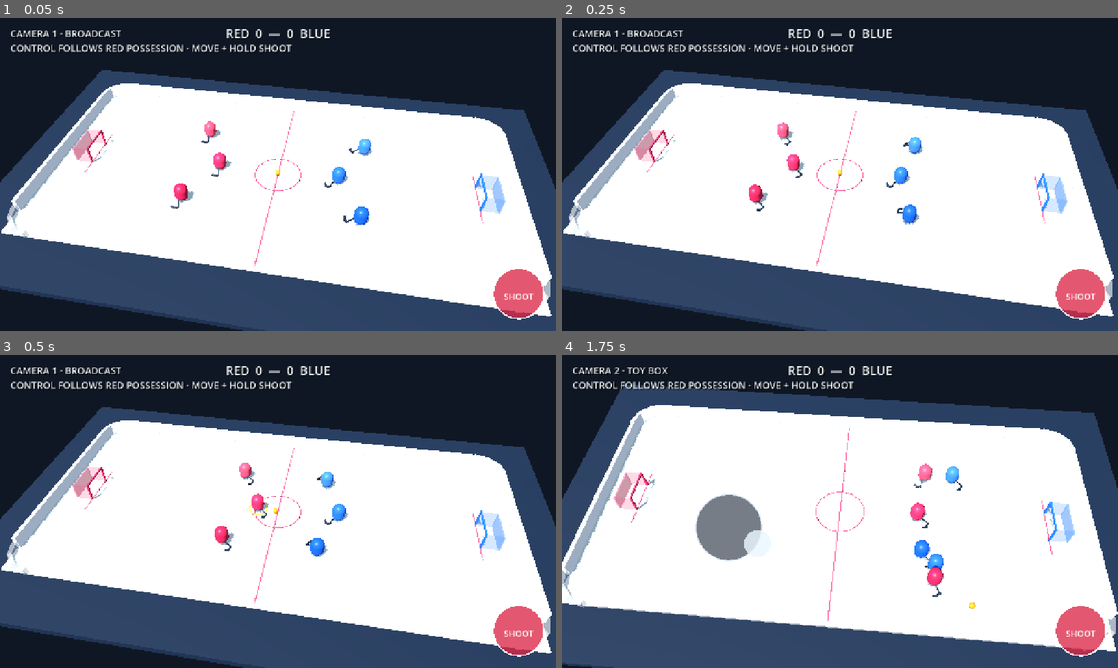
Above: before the commit, frames 1-4 (two rows, left to right).
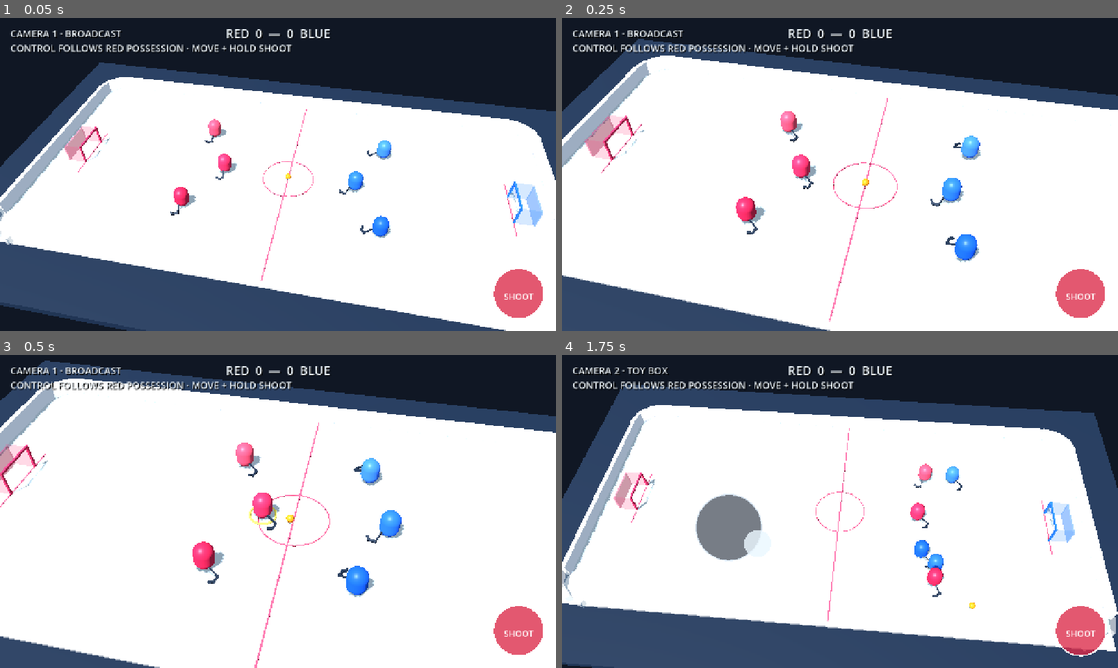
Above: after the commit, the same moments.

Repository: dylanwatsonsoftware/floorball-frenzy-3d
Game: Godot game, scene res://scenes/app/main.tscn
Two runs of this game, one before a commit and one after it. Both use one fixed random seed, a clock stepped at 60 frames per second and the inputs below.
Inputs (mouse positions are in pixels of both pictures, inside the frame that each line leads up to):
- Up to frame 1 (0.05 s): no input
- Up to frame 2 (0.25 s): no input
- Up to frame 3 (0.5 s): no input
- Up to frame 4 (1.75 s): tap Enter at 0.5 s; move the mouse to (962, 495) at 0.52 s; hold D (move_right) 0.53-1.25 s; tap Shift (dash) at 0.6 s; click (962, 495) at 0.67 s; tap 2 at 0.8 s; drag from (728, 527) to (812, 574) at 1.27 s

The runs differ from the first frame. In frame 1, 18% of the frame differs, in the area x 0-100%, y 14-100%; in frame 2, 38%; in frame 3, 45%, in the area x 0-100%, y 1-100%; in frame 4, nothing differs.

Commit message:
feat: add action-following shot camera

Diff:
--- a/scripts/gameplay/ball_controller.gd
+++ b/scripts/gameplay/ball_controller.gd
@@ -341,6 +341,10 @@
 	return actor.call("get_team") if actor != null else &""
 
 
+func get_shot_charge_ratio() -> float:
+	return clampf(_charge_seconds / MAX_CHARGE_SECONDS, 0.0, 1.0)
+
+
 func _update_ai_pass(delta: float) -> void:
 	_ai_pass_cooldown = maxf(0.0, _ai_pass_cooldown - delta)
 	var carrier := _actor_for_controller(_control_owner)
--- /dev/null
+++ b/scripts/presentation/action_camera.gd
@@ -0,0 +1,27 @@
+class_name ActionCamera
+extends RefCounted
+
+const NORMAL_OFFSET := Vector3(4.0, 18.5, 18.0)
+const CHARGE_OFFSET := Vector3(2.0, 27.0, 27.5)
+const NORMAL_FOV := 34.0
+const CHARGE_FOV := 46.0
+const RED_GOAL_FRAMING := Vector3(-5.5, 0.3, 0.0)
+
+
+static func frame(ball_position: Vector3, action_actor_position: Vector3, charging: bool, charge_ratio: float) -> Dictionary:
+	var action_focus := ball_position.lerp(action_actor_position, 0.38)
+	action_focus = Vector3(
+		clampf(action_focus.x, -13.5, 13.5),
+		0.3,
+		clampf(action_focus.z, -5.5, 5.5)
+	)
+	var pullback := clampf(charge_ratio, 0.0, 1.0) if charging else 0.0
+	pullback = smoothstep(0.0, 1.0, pullback)
+	var defensive_goal_focus := Vector3(RED_GOAL_FRAMING.x, RED_GOAL_FRAMING.y, action_focus.z * 0.2)
+	var target := action_focus.lerp(defensive_goal_focus, pullback)
+	var offset := NORMAL_OFFSET.lerp(CHARGE_OFFSET, pullback)
+	return {
+		"target": target,
+		"position": target + offset,
+		"fov": lerpf(NORMAL_FOV, CHARGE_FOV, pullback),
+	}
--- a/scripts/presentation/greybox_arena.gd
+++ b/scripts/presentation/greybox_arena.gd
@@ -1,6 +1,7 @@
 extends Node3D
 
 const CameraPresetsScript = preload("res://scripts/presentation/camera_presets.gd")
+const ActionCameraScript = preload("res://scripts/presentation/action_camera.gd")
 const RINK_LENGTH := 38.0
 const RINK_WIDTH := 19.0
 const BOARD_HEIGHT := 1.0
@@ -13,12 +14,45 @@
 var _shot_impact_tween: Tween
 var _camera_kick_tween: Tween
 var _field_players: Array[CharacterBody3D] = []
+var _follow_action_camera := true
 
 
 func _ready() -> void:
 	_build_world()
 	_camera_label = get_node("../HUD/CameraLabel")
 	_apply_camera_preset(0)
+
+
+func _process(delta: float) -> void:
+	if not _follow_action_camera or _camera == null:
+		return
+	var ball := get_node_or_null("Ball") as MeshInstance3D
+	if ball == null:
+		return
+	var action_actor := _action_actor(ball)
+	var actor_position := ball.global_position if action_actor == null else action_actor.global_position
+	var charge_ratio := float(ball.call("get_shot_charge_ratio")) if ball.has_method("get_shot_charge_ratio") else 0.0
+	var frame: Dictionary = ActionCameraScript.frame(ball.global_position, actor_position, charge_ratio > 0.0, charge_ratio)
+	var blend := 1.0 - exp(-delta * 4.8)
+	_camera.global_position = _camera.global_position.lerp(frame.position, blend)
+	_camera.fov = lerpf(_camera.fov, float(frame.fov), blend)
+	var current_forward_target := _camera.global_position + -_camera.global_basis.z * 20.0
+	var smooth_target := current_forward_target.lerp(frame.target, blend)
+	_camera.look_at(smooth_target, Vector3.UP)
+
+
+func _action_actor(ball: MeshInstance3D) -> CharacterBody3D:
+	var owner_id: StringName = ball.call("get_control_owner_actor_id") if ball.has_method("get_control_owner_actor_id") else &""
+	var nearest: CharacterBody3D
+	var nearest_distance := INF
+	for actor in _field_players:
+		if owner_id != &"" and actor.call("get_actor_id") == owner_id:
+			return actor
+		var distance := actor.global_position.distance_squared_to(ball.global_position)
+		if distance < nearest_distance:
+			nearest = actor
+			nearest_distance = distance
+	return nearest
 
 
 func _unhandled_input(event: InputEvent) -> void:
@@ -27,8 +61,10 @@
 			KEY_1:
 				_apply_camera_preset(0)
 			KEY_2:
+				_follow_action_camera = false
 				_apply_camera_preset(1)
 			KEY_3:
+				_follow_action_camera = false
 				_apply_camera_preset(2)
 
 
@@ -455,6 +491,7 @@
 	if _camera == null:
 		return
 	var preset: Dictionary = _camera_presets[index]
+	_follow_action_camera = index == 0
 	_camera.position = preset.position
 	_camera.fov = preset.fov
 	_camera.look_at(preset.target, Vector3.UP)
--- /dev/null
+++ b/tests/action_camera_test.gd
@@ -0,0 +1,40 @@
+extends SceneTree
+
+
+func _init() -> void:
+	var camera_logic := load("res://scripts/presentation/action_camera.gd")
+	if camera_logic == null:
+		fail("Action-camera framing logic is missing")
+		return
+
+	var neutral: Dictionary = camera_logic.frame(Vector3(8.0, 0.2, 3.0), Vector3(7.0, 0.75, 2.0), false, 0.0)
+	if neutral.target.x < 5.0 or neutral.target.z < 1.0:
+		fail("The normal camera must follow the live action instead of staying at rink centre; target=%s" % neutral.target)
+		return
+	if neutral.position.y >= 24.0 or neutral.fov >= 40.0:
+		fail("The normal action view must be tighter than the old static broadcast camera; position=%s fov=%s" % [neutral.position, neutral.fov])
+		return
+
+	var charged: Dictionary = camera_logic.frame(Vector3(8.0, 0.2, 3.0), Vector3(7.0, 0.75, 2.0), true, 1.0)
+	if charged.position.y <= neutral.position.y + 4.0 or charged.fov <= neutral.fov + 5.0:
+		fail("Charging must visibly pull the camera wider; neutral=%s/%s charged=%s/%s" % [neutral.position.y, neutral.fov, charged.position.y, charged.fov])
+		return
+	if charged.target.x >= neutral.target.x - 5.0:
+		fail("A charged red shot must bias framing back toward the red defensive goal; neutral=%s charged=%s" % [neutral.target, charged.target])
+		return
+	if charged.target.x > -1.0:
+		fail("At full charge the framing must include enough of the red half to reveal the player's own goal; target=%s" % charged.target)
+		return
+
+	var clamped: Dictionary = camera_logic.frame(Vector3(30.0, 0.2, 20.0), Vector3(30.0, 0.75, 20.0), false, 0.0)
+	if clamped.target.x > 13.5 or clamped.target.z > 5.5:
+		fail("Camera tracking must stay inside safe rink framing bounds; target=%s" % clamped.target)
+		return
+
+	print("Action camera follows play and widens for charged shots.")
+	quit(0)
+
+
+func fail(message: String) -> void:
+	push_error(message)
+	quit(1)
Not shown, added: scripts/presentation/action_camera.gd.uid
Not shown, added: tests/action_camera_test.gd.uid
